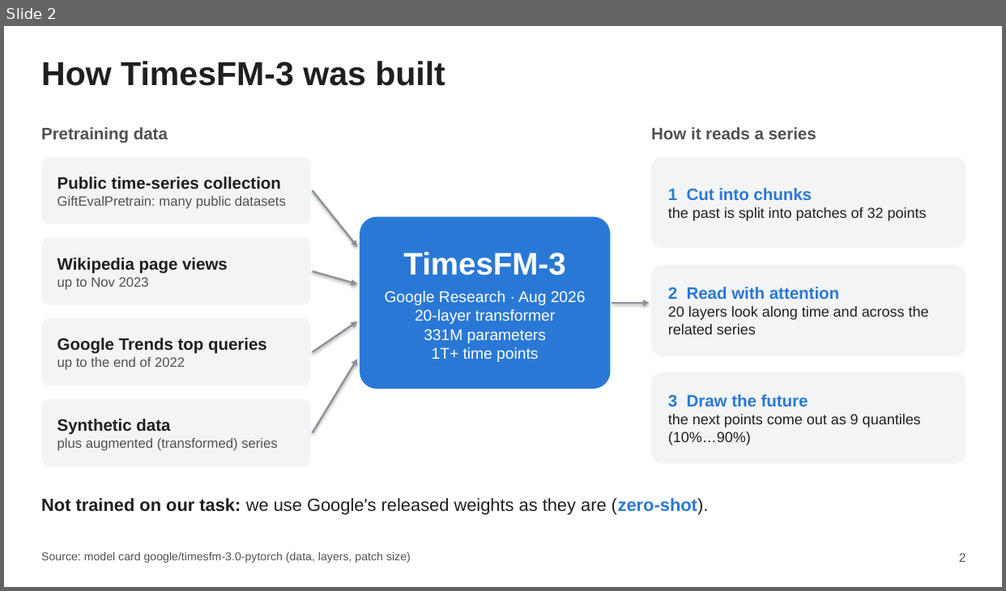
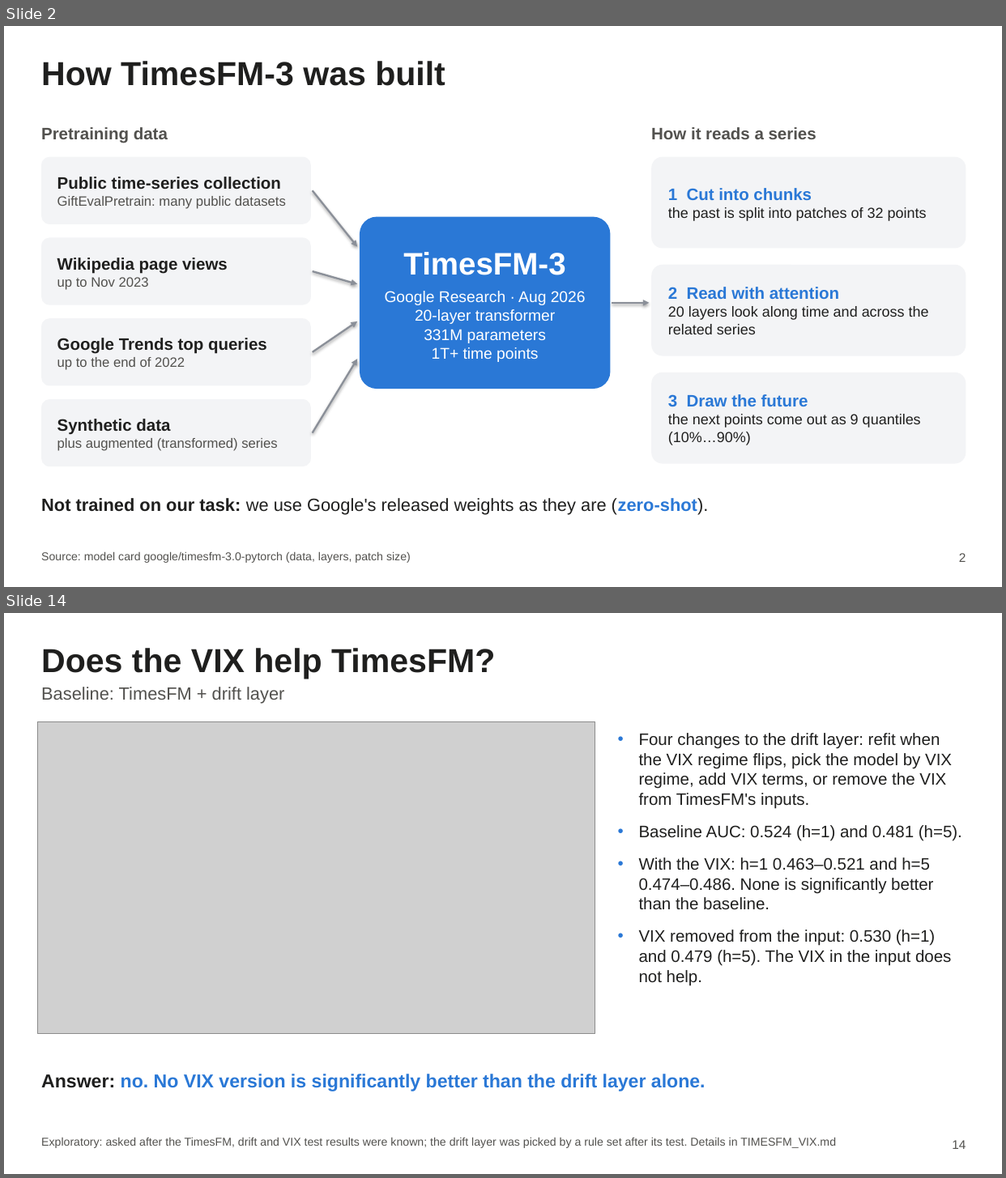
Before and after one commit to AmauryJayr/Predicting-SP500, a slide deck: timesfm3_experiment/slides/timesfm3_slides.pptx. Shown one above the other, each under a label of ours: slide 2 before the commit, slides 2 and 14 after it; the slides between them are not shown. The pictures are 1006x591 and 1006x1178 pixels, drawn with LibreOffice and Linux fonts; fonts in the diff are those of the drawing; grey boxes stand for pictures. Boxes give left, top, right and bottom in pixels: in the first picture for what was removed or moved away, otherwise in the second. Text is boxed around its words. In the diff, an @@ line names an element or a change of style, - is before the commit and + after.

Commit message:
TimesFM-3 slides: drift layer results throughout, new analysis slides
Results and year slides now use TimesFM + drift layer (stacking for h=1,
recalibration for h=5, picked on 2015-2018). Adds the how-it-was-built,
root-cause, drift and VIX slides; removes a stray LibreOffice lock file.

```diff
--- a/timesfm3_experiment/slides/timesfm3_slides.pptx
+++ b/timesfm3_experiment/slides/timesfm3_slides.pptx
@@ slide 14 added at (4,613,1002,1174), background #FFFFFF @@
@@ text added at (41,648,495,679), 32 pt, text #1F1F1E, bold @@
+Does the VIX help TimesFM?
@@ text added at (41,687,284,704), 17 pt, text #52514E @@
+Baseline: TimesFM + drift layer
@@ picture added at (38,722,595,1033) @@
@@ text added at (639,733,962,986), 16 pt, text #1F1F1E @@
+• Four changes to the drift layer: refit when the VIX regime flips, pick the model by VIX regime, add VIX terms, or remove the VIX from TimesFM's inputs.
+• Baseline AUC: 0.524 (h=1) and 0.481 (h=5).
+• With the VIX: h=1 0.463–0.521 and h=5 0.474–0.486. None is significantly better than the baseline.
+• VIX removed from the input: 0.530 (h=1) and 0.479 (h=5). The VIX in the input does not help.
@@ text added at (41,1074,705,1092), 18 pt, text #2A78D6, bold @@
+Answer: no. No VIX version is significantly better than the drift layer alone.
@@ text added at (41,1138,836,1148), 11 pt, text #52514E @@
+Exploratory: asked after the TimesFM, drift and VIX test results were known; the drift layer was picked by a rule set after its test. Details in TIMESFM_VIX.md
@@ text added at (952,1140,965,1149), 12 pt, text #52514E @@
+14
```
Also in this commit, not shown: 12 slides changed, 20 other files.
